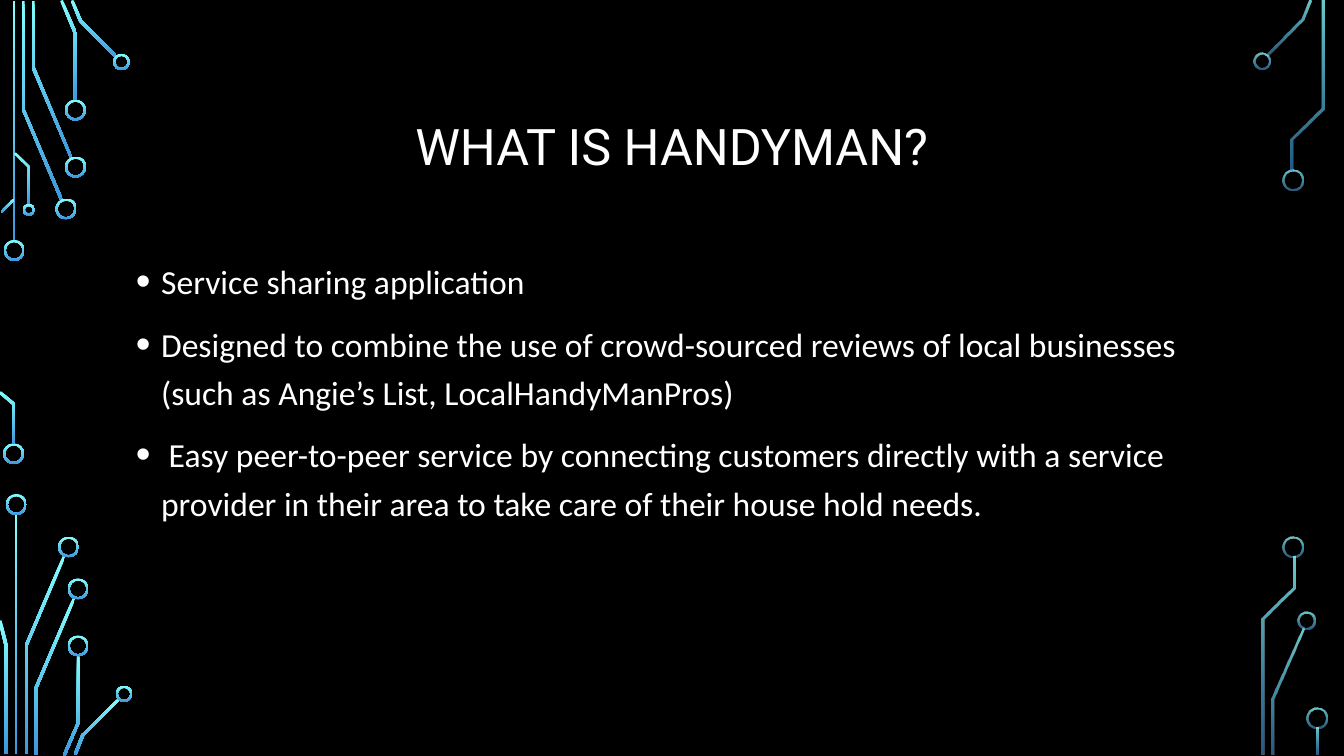
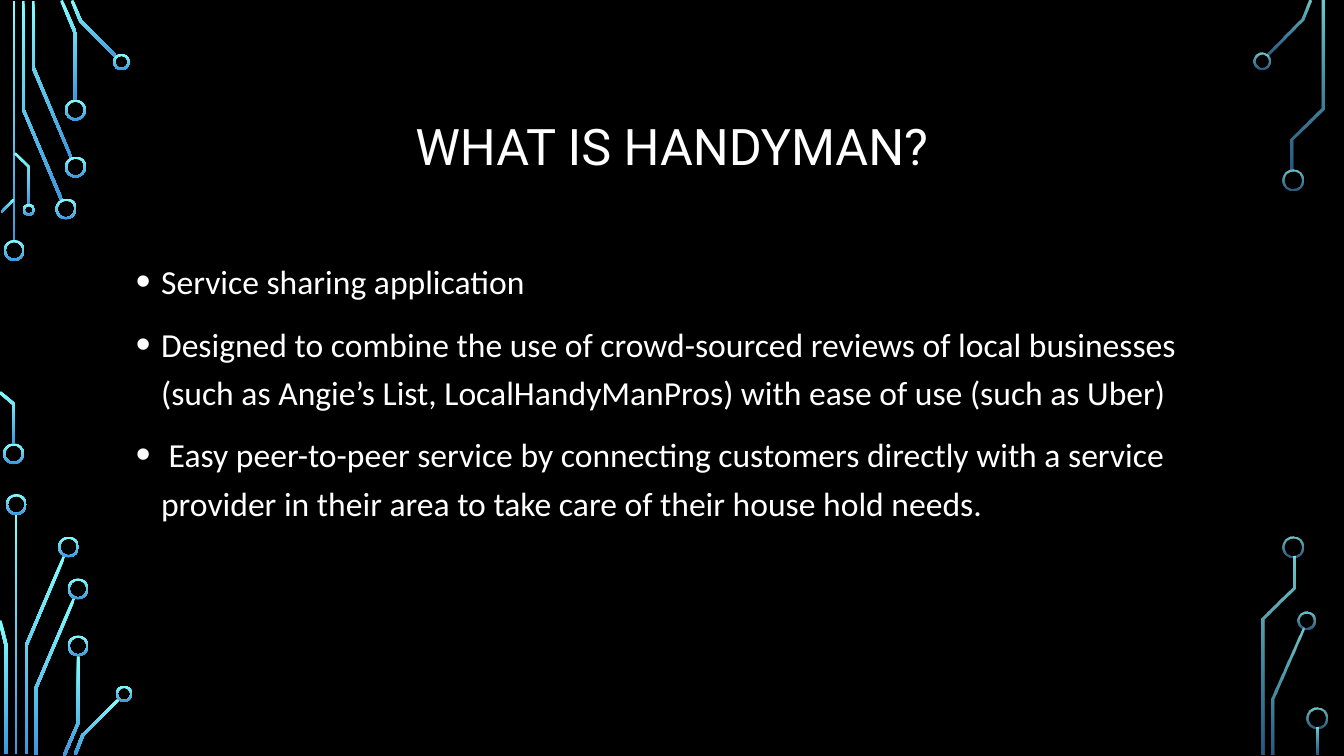
Before and after one commit to jjumbc/Software-Engineering-Group-project, a slide deck: slide 2 of Presentation/Spiral1.pptx. Drawn at 1344x756 pixels with LibreOffice and Linux fonts; fonts in the diff are those of the drawing; background and template pictures are left out. Boxes give left, top, right and bottom in pixels: in the first picture for what was removed or moved away, otherwise in the second. Text is boxed around its words. In the diff, an @@ line names an element or a change of style, - is before the commit and + after.

```diff
--- a/Presentation/Spiral1.pptx
+++ b/Presentation/Spiral1.pptx
@@ text at box(161, 333, 1176, 411): text changed @@
-• Designed to combine the use of crowd-sourced reviews of local businesses (such as Angie’s List, LocalHandyManPros)
+• Designed to combine the use of crowd-sourced reviews of local businesses (such as Angie’s List, LocalHandyManPros) with ease of use (such as Uber)
```
Also in this commit, not shown: 1 other slide changed, 1 other file.
